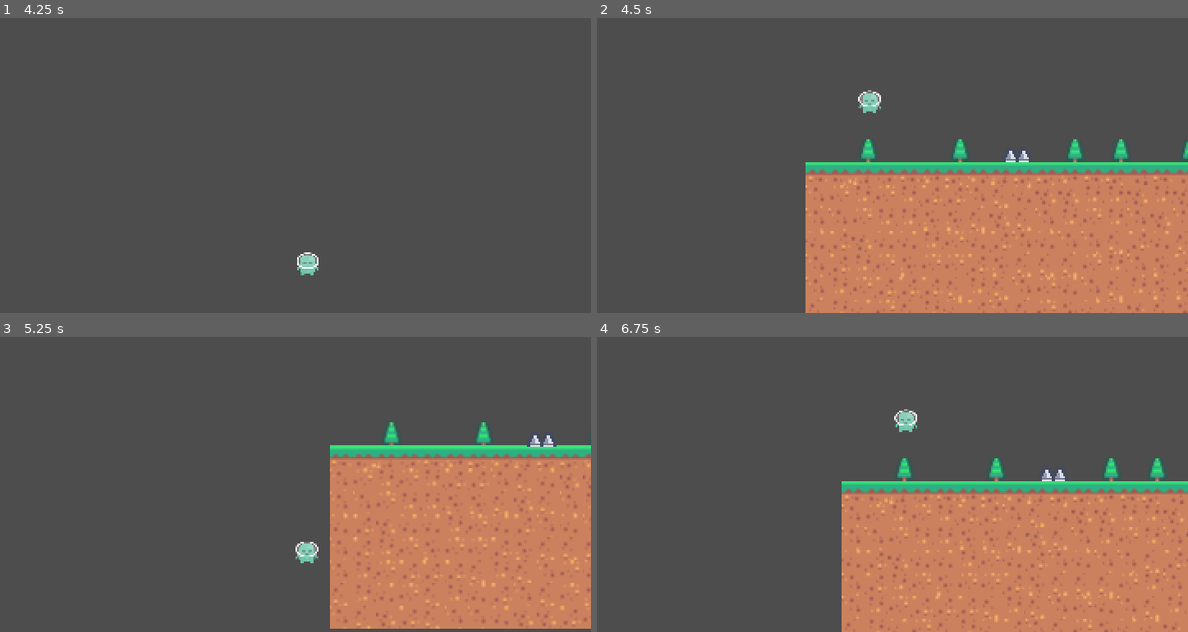
Above: before the commit, frames 1-4 (two rows, left to right).
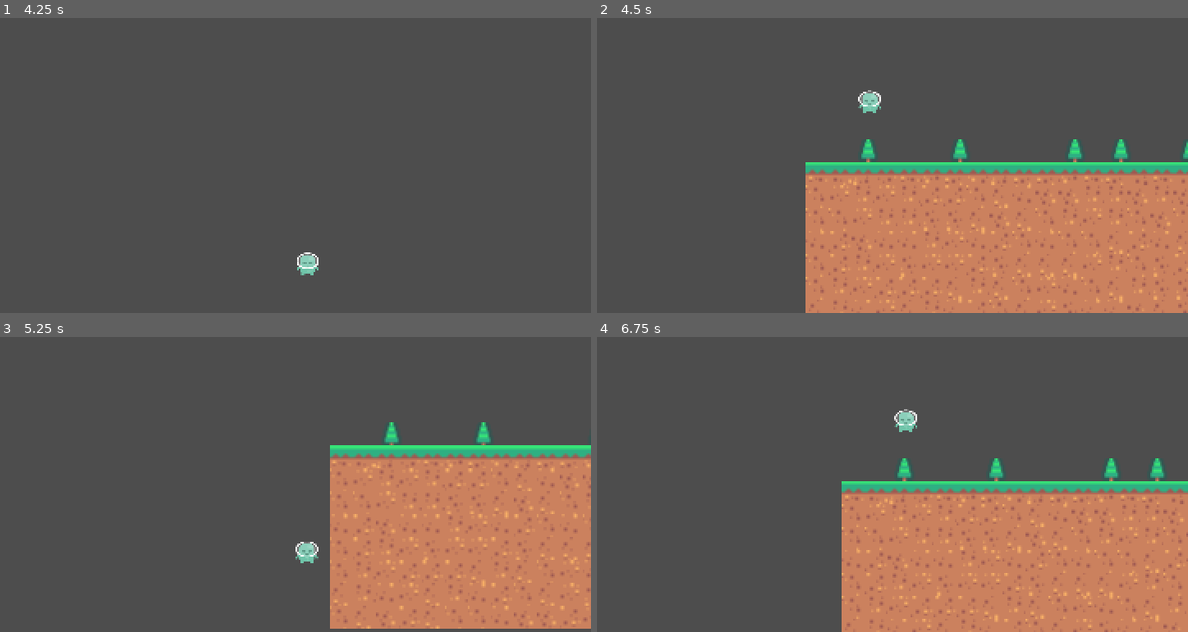
Above: after the commit, the same moments.

Repository: djutemark/ld59
Game: Godot game, scene res://game.tscn
Same seed, same stepped clock (60 frames per second), same inputs: the game is played once before the commit and once after it.
Inputs:
- Up to frame 1 (4.25 s): tap Enter at 0.5 s; hold E (use_signaler) 0.53-1.28 s; hold D (move_right) 0.53-2.03 s; tap Space (jump) at 0.77, 1.52, 3.02, 3.77 s; tap E (use_signaler) at 1.35, 2.85 s; hold A (move_left) 2.03-2.78 s; hold E (use_signaler) 2.03-2.78 s; tap R at 2.1 s; hold D (move_right) from 2.78 s (still down); hold E (use_signaler) from 3.53 s (still down)
- Up to frame 2 (4.5 s): release D (move_right) at 4.28 s; release E (use_signaler) at 4.28 s; hold A (move_left) from 4.28 s (still down); tap R at 4.35 s
- Up to frame 3 (5.25 s): tap Space (jump) at 4.52 s; tap E (use_signaler) at 4.55 s; release A (move_left) at 5.03 s; hold D (move_right) from 5.03 s (still down); hold E (use_signaler) from 5.03 s (still down)
- Up to frame 4 (6.75 s): release D (move_right) at 5.78 s; release E (use_signaler) at 5.78 s; hold A (move_left) from 5.78 s (still down); tap E (use_signaler) at 5.85 s; tap Space (jump) at 6.02 s; hold E (use_signaler) from 6.53 s (still down); tap R at 6.6 s

Frame 1 is identical in both runs. In frame 2, less than 0.1% of the frame differs, in the area x 69-74%, y 45-49%; in frame 3, 0.1%, in the area x 89-95%, y 33-38%; in frame 4, less than 0.1%.

Commit message:
Create invisibility node

Diff:
--- a/objects/spikes.tscn
+++ b/objects/spikes.tscn
@@ -15,7 +15,6 @@
 
 [node name="Spikes" type="StaticBody2D" unique_id=1481858940]
 script = ExtResource("1_f3r3t")
-time_visible = 2.0
 
 [node name="Sprite2D" type="Sprite2D" parent="." unique_id=1695284675]
 texture_filter = 1
@@ -33,8 +32,4 @@
 shape = SubResource("RectangleShape2D_m8u5f")
 debug_color = Color(0.99607843, 0, 0, 0.41960785)
 
-[node name="InvisibilityTimer" type="Timer" parent="." unique_id=1631420732]
-unique_name_in_owner = true
-
 [connection signal="body_entered" from="Area2D" to="." method="_on_area_2d_body_entered"]
-[connection signal="timeout" from="InvisibilityTimer" to="." method="_on_invisibility_timer_timeout"]
--- /dev/null
+++ b/scripts/invisibility.gd
@@ -0,0 +1,15 @@
+class_name Invisibility
+extends Node2D
+
+@export var is_hidden: bool = false
+@export var time_visible: float = 3
+
+func _enter_tree() -> void:
+	if is_hidden:
+		Signaler.make_visible.connect(make_visible)
+		visible = false
+
+func make_visible() -> void:
+	visible = true
+	await get_tree().create_timer(time_visible).timeout
+	visible = false
--- a/scripts/player.gd
+++ b/scripts/player.gd
@@ -46,5 +46,6 @@
 	velocity.x = horizontal * move_speed
 
 
-func take_damage(amount: float) -> void:
-	print("taking %s damage" % amount)
+func take_damage() -> void:
+	# TODO: Teleport to last checkpoint here
+	pass
--- a/scripts/spikes.gd
+++ b/scripts/spikes.gd
@@ -1,29 +1,7 @@
 class_name Spikes
-extends StaticBody2D
-
-@export var is_hidden: bool = false
-@export var time_visible: float = 3
-
-func _enter_tree() -> void:
-	if is_hidden:
-		Signaler.make_visible.connect(make_visible)
-		visible = false
-
+extends Invisibility
 
 func _on_area_2d_body_entered(body: Node2D) -> void:
 	if body is Player:
 		print("take damage!")
-		body.take_damage(4)
-
-
-func make_visible() -> void:
-	visible = true
-	%InvisibilityTimer.start(time_visible)
-
-
-func make_invisible() -> void:
-	visible = false
-
-
-func _on_invisibility_timer_timeout() -> void:
-	make_invisible()
+		body.take_damage()
Not shown, added: scripts/invisibility.gd.uid
